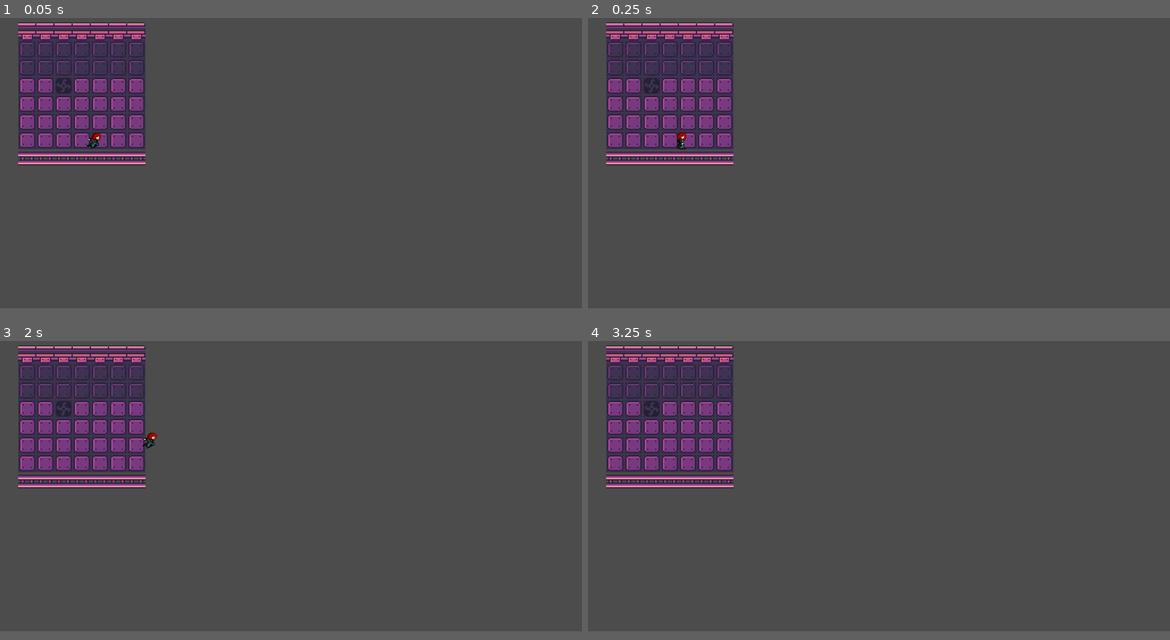
Above: before the commit, frames 1-4 (two rows, left to right).
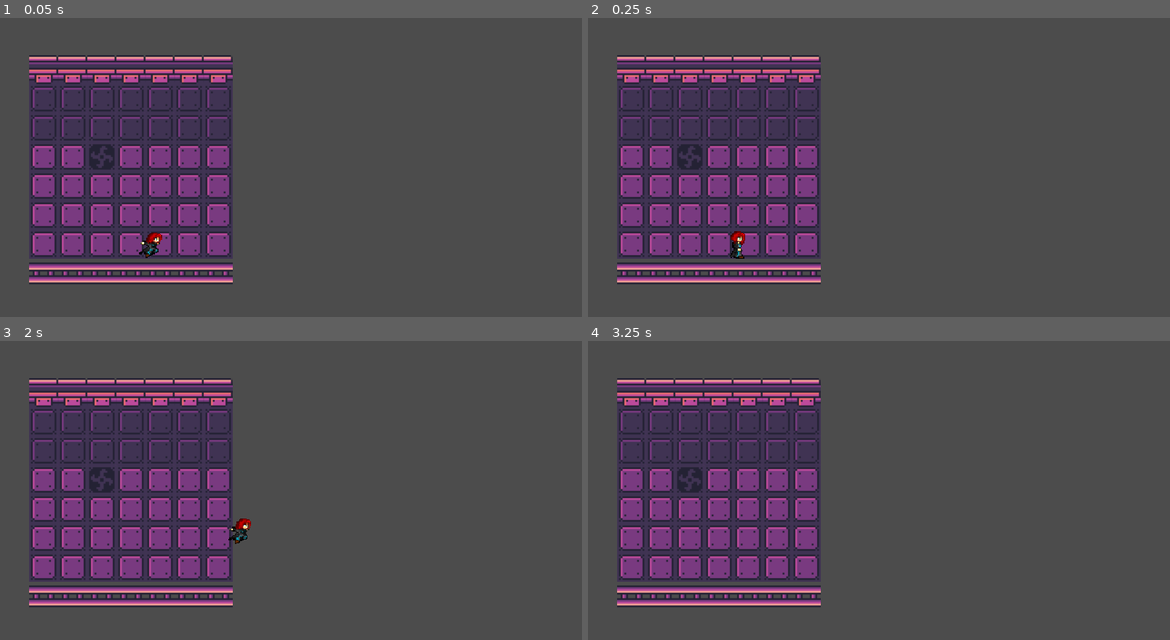
Above: after the commit, the same moments.

Repository: David-Ochoa/ProyectoBomba
Game: Godot game, scene res://escenas/test.tscn
Two runs of this game, one before a commit and one after it. Both use one fixed random seed, a clock stepped at 60 frames per second and the inputs below. The project has no main scene, so this scene is started directly.
Inputs:
- Up to frame 1 (0.05 s): no input
- Up to frame 2 (0.25 s): no input
- Up to frame 3 (2 s): tap Enter (ui_accept) at 0.5 s; hold Right (move_right) from 0.53 s (still down); tap S (attack) at 0.6, 1.35 s; tap W (jump) at 0.77, 1.52 s
- Up to frame 4 (3.25 s): release Right (move_right) at 2.03 s; hold Left (move_left) 2.03-2.78 s; tap S (attack) at 2.1, 2.85 s; tap Enter (ui_accept) at 2.75 s; hold Right (move_right) from 2.78 s (still down); tap W (jump) at 3.02 s
In our replay, the window is 800x468 before the commit and 800x480 after it. These sizes can differ from the game's own. Grey fills any space a smaller window leaves; there, only what the larger window draws over its background counts as a difference.

The runs differ from the first frame. In frame 1, 27% of the frame differs, in the area x 3-40%, y 1-90%; in frame 2, 27%; in frame 3, 27%, in the area x 3-44%, y 1-90%; in frame 4, 27%.

Commit message:
Agregados tilesets faltantes

Diff:
--- a/personajes/Jugador.tscn
+++ b/personajes/Jugador.tscn
@@ -181,7 +181,7 @@
 transitions = [ "parado", "avanzar", SubResource( 14 ), "avanzar", "parado", SubResource( 15 ), "parado", "morir", SubR …(418 unchanged characters)…
 start_node = "parado"
 end_node = "morir"
-graph_offset = Vector2( 0, -18.5015 )
+graph_offset = Vector2( 0, 110.402 )
 
 [sub_resource type="AnimationNodeStateMachinePlayback" id=28]
 
--- a/project.godot
+++ b/project.godot
@@ -22,6 +22,42 @@
 
 config/name="ProyectoBomba"
 config/icon="res://icon.png"
+
+[autoload]
+
+Main="*res://Autoloads/Main.gd"
+
+[display]
+
+window/size/width=640
+window/size/height=384
+window/size/test_width=1280
+window/size/test_height=768
+window/stretch/mode="2d"
+window/stretch/aspect="keep"
+
+[importer_defaults]
+
+texture={
+"compress/bptc_ldr": 0,
+"compress/hdr_mode": 0,
+"compress/lossy_quality": 0.7,
+"compress/mode": 0,
+"compress/normal_map": 0,
+"detect_3d": false,
+"flags/anisotropic": false,
+"flags/filter": false,
+"flags/mipmaps": false,
+"flags/repeat": 0,
+"flags/srgb": 2,
+"process/HDR_as_SRGB": false,
+"process/fix_alpha_border": true,
+"process/invert_color": false,
+"process/premult_alpha": false,
+"size_limit": 0,
+"stream": false,
+"svg/scale": 1.0
+}
 
 [input]
 
@@ -52,4 +88,5 @@
 
 [rendering]
 
+quality/driver/driver_name="GLES2"
 environment/default_environment="res://default_env.tres"
--- /dev/null
+++ b/tilesets/tileset2.tres
@@ -0,0 +1,360 @@
+[gd_resource type="TileSet" load_steps=39 format=2]
+
+[ext_resource path="res://tilesets/temple-tileset.png" type="Texture" id=1]
+
+[sub_resource type="ConvexPolygonShape2D" id=1]
+points = PoolVector2Array( 32, 32, 0, 32, 0, 0, 32, 0 )
+
+[sub_resource type="ConvexPolygonShape2D" id=2]
+points = PoolVector2Array( 32, 32, 0, 32, 0, 0, 32, 0 )
+
+[sub_resource type="ConvexPolygonShape2D" id=3]
+points = PoolVector2Array( 32, 32, 0, 32, 0, 0, 32, 0 )
+
+[sub_resource type="ConvexPolygonShape2D" id=4]
+points = PoolVector2Array( 32, 32, 0, 32, 0, 0, 32, 0 )
+
+[sub_resource type="ConvexPolygonShape2D" id=5]
+points = PoolVector2Array( 32, 32, 0, 32, 0, 0, 32, 0 )
+
+[sub_resource type="ConvexPolygonShape2D" id=6]
+points = PoolVector2Array( 32, 32, 0, 32, 0, 0, 32, 0 )
+
+[sub_resource type="ConvexPolygonShape2D" id=7]
+points = PoolVector2Array( 32, 32, 0, 32, 0, 0, 32, 0 )
+
+[sub_resource type="ConvexPolygonShape2D" id=8]
+points = PoolVector2Array( 32, 32, 0, 32, 0, 0, 32, 0 )
+
+[sub_resource type="ConvexPolygonShape2D" id=9]
+points = PoolVector2Array( 32, 32, 0, 32, 0, 0, 32, 0 )
+
+[sub_resource type="ConvexPolygonShape2D" id=10]
+points = PoolVector2Array( 32, 32, 0, 32, 0, 0, 32, 0 )
+
+[sub_resource type="ConvexPolygonShape2D" id=11]
+points = PoolVector2Array( 32, 32, 0, 32, 0, 0, 32, 0 )
+
+[sub_resource type="ConvexPolygonShape2D" id=12]
+points = PoolVector2Array( 32, 32, 0, 32, 0, 0, 32, 0 )
+
+[sub_resource type="ConvexPolygonShape2D" id=13]
+points = PoolVector2Array( 32, 32, 0, 32, 0, 0, 32, 0 )
+
+[sub_resource type="ConvexPolygonShape2D" id=14]
+points = PoolVector2Array( 32, 32, 0, 32, 0, 0, 32, 0 )
+
+[sub_resource type="ConvexPolygonShape2D" id=15]
+points = PoolVector2Array( 32, 32, 0, 32, 0, 0, 32, 0 )
+
+[sub_resource type="ConvexPolygonShape2D" id=16]
+points = PoolVector2Array( 32, 32, 0, 32, 0, 0, 32, 0 )
+
+[sub_resource type="ConvexPolygonShape2D" id=17]
+points = PoolVector2Array( 32, 32, 0, 32, 0, 0, 32, 0 )
+
+[sub_resource type="ConvexPolygonShape2D" id=18]
+points = PoolVector2Array( 32, 32, 0, 32, 0, 0, 32, 0 )
+
+[sub_resource type="ConvexPolygonShape2D" id=19]
+points = PoolVector2Array( 32, 32, 0, 32, 0, 0, 32, 0 )
+
+[sub_resource type="ConvexPolygonShape2D" id=20]
+points = PoolVector2Array( 32, 32, 0, 32, 0, 0, 32, 0 )
+
+[sub_resource type="ConvexPolygonShape2D" id=21]
+points = PoolVector2Array( 32, 32, 0, 32, 0, 0, 32, 0 )
+
+[sub_resource type="ConvexPolygonShape2D" id=22]
+points = PoolVector2Array( 32, 32, 0, 32, 0, 0, 32, 0 )
+
+[sub_resource type="ConvexPolygonShape2D" id=23]
+points = PoolVector2Array( 32, 32, 0, 32, 0, 0, 32, 0 )
+
+[sub_resource type="ConvexPolygonShape2D" id=24]
+points = PoolVector2Array( 32, 32, 0, 32, 0, 0, 32, 0 )
+
+[sub_resource type="ConvexPolygonShape2D" id=25]
+points = PoolVector2Array( 32, 32, 0, 32, 0, 0, 32, 0 )
+
+[sub_resource type="ConvexPolygonShape2D" id=26]
+points = PoolVector2Array( 32, 32, 0, 32, 0, 0, 32, 0 )
+
+[sub_resource type="ConvexPolygonShape2D" id=27]
+points = PoolVector2Array( 32, 32, 0, 32, 0, 0, 32, 0 )
+
+[sub_resource type="ConvexPolygonShape2D" id=28]
+points = PoolVector2Array( 32, 32, 0, 32, 0, 0, 32, 0 )
+
+[sub_resource type="ConvexPolygonShape2D" id=29]
+points = PoolVector2Array( 32, 32, 0, 32, 0, 0, 32, 0 )
+
+[sub_resource type="ConvexPolygonShape2D" id=30]
+points = PoolVector2Array( 32, 32, 0, 32, 0, 0, 32, 0 )
+
+[sub_resource type="ConvexPolygonShape2D" id=31]
+points = PoolVector2Array( 32, 32, 0, 32, 0, 0, 32, 0 )
+
+[sub_resource type="ConvexPolygonShape2D" id=32]
+points = PoolVector2Array( 32, 32, 0, 32, 0, 0, 32, 0 )
+
+[sub_resource type="ConvexPolygonShape2D" id=33]
+points = PoolVector2Array( 32, 32, 0, 32, 0, 0, 32, 0 )
+
+[sub_resource type="ConvexPolygonShape2D" id=34]
+points = PoolVector2Array( 32, 32, 0, 32, 0, 0, 32, 0 )
+
+[sub_resource type="ConvexPolygonShape2D" id=35]
+points = PoolVector2Array( 32, 32, 0, 32, 0, 0, 32, 0 )
+
+[sub_resource type="ConvexPolygonShape2D" id=36]
+points = PoolVector2Array( 32, 32, 0, 32, 0, 0, 32, 0 )
+
+[sub_resource type="ConvexPolygonShape2D" id=37]
+points = PoolVector2Array( 32, 32, 0, 32, 0, 0, 32, 0 )
+
+[resource]
+0/name = "temple-tileset.png 0"
+0/texture = ExtResource( 1 )
+0/tex_offset = Vector2( 0, 0 )
+0/modulate = Color( 1, 1, 1, 1 )
+0/region = Rect2( 0, 0, 320, 256 )
+0/tile_mode = 2
+0/autotile/icon_coordinate = Vector2( 0, 0 )
+0/autotile/tile_size = Vector2( 32, 32 )
+0/autotile/spacing = 0
+0/autotile/occluder_map = [  ]
+0/autotile/navpoly_map = [  ]
+0/autotile/priority_map = [  ]
+0/autotile/z_index_map = [  ]
+0/occluder_offset = Vector2( 0, 0 )
+0/navigation_offset = Vector2( 0, 0 )
+0/shape_offset = Vector2( 0, 0 )
+0/shape_transform = Transform2D( 1, 0, 0, 1, 0, 0 )
+0/shape = SubResource( 1 )
+0/shape_one_way = false
+0/shape_one_way_margin = 1.0
+0/shapes = [ {
+"autotile_coord": Vector2( 0, 0 ),
+"one_way": false,
+"one_way_margin": 1.0,
+"shape": SubResource( 1 ),
+"shape_transform": Transform2D( 1, 0, 0, 1, 0, 0 )
+}, {
+"autotile_coord": Vector2( 1, 0 ),
+"one_way": false,
+"one_way_margin": 1.0,
+"shape": SubResource( 2 ),
+"shape_transform": Transform2D( 1, 0, 0, 1, 0, 0 )
+}, {
+"autotile_coord": Vector2( 2, 0 ),
+"one_way": false,
+"one_way_margin": 1.0,
+"shape": SubResource( 3 ),
+"shape_transform": Transform2D( 1, 0, 0, 1, 0, 0 )
+}, {
+"autotile_coord": Vector2( 3, 0 ),
+"one_way": false,
+"one_way_margin": 1.0,
+"shape": SubResource( 4 ),
+"shape_transform": Transform2D( 1, 0, 0, 1, 0, 0 )
+}, {
+"autotile_coord": Vector2( 4, 0 ),
+"one_way": false,
+"one_way_margin": 1.0,
+"shape": SubResource( 5 ),
+"shape_transform": Transform2D( 1, 0, 0, 1, 0, 0 )
+}, {
+"autotile_coord": Vector2( 5, 0 ),
+"one_way": false,
+"one_way_margin": 1.0,
+"shape": SubResource( 6 ),
+"shape_transform": Transform2D( 1, 0, 0, 1, 0, 0 )
+}, {
+"autotile_coord": Vector2( 6, 0 ),
+"one_way": false,
+"one_way_margin": 1.0,
+"shape": SubResource( 7 ),
+"shape_transform": Transform2D( 1, 0, 0, 1, 0, 0 )
+}, {
+"autotile_coord": Vector2( 7, 0 ),
+"one_way": false,
+"one_way_margin": 1.0,
+"shape": SubResource( 8 ),
+"shape_transform": Transform2D( 1, 0, 0, 1, 0, 0 )
+}, {
+"autotile_coord": Vector2( 8, 0 ),
+"one_way": false,
+"one_way_margin": 1.0,
+"shape": SubResource( 9 ),
+"shape_transform": Transform2D( 1, 0, 0, 1, 0, 0 )
+}, {
+"autotile_coord": Vector2( 9, 0 ),
+"one_way": false,
+"one_way_margin": 1.0,
+"shape": SubResource( 10 ),
+"shape_transform": Transform2D( 1, 0, 0, 1, 0, 0 )
+}, {
+"autotile_coord": Vector2( 0, 1 ),
+"one_way": false,
+"one_way_margin": 1.0,
+"shape": SubResource( 11 ),
+"shape_transform": Transform2D( 1, 0, 0, 1, 0, 0 )
+}, {
+"autotile_coord": Vector2( 1, 1 ),
+"one_way": false,
+"one_way_margin": 1.0,
+"shape": SubResource( 12 ),
+"shape_transform": Transform2D( 1, 0, 0, 1, 0, 0 )
+}, {
+"autotile_coord": Vector2( 2, 1 ),
+"one_way": false,
+"one_way_margin": 1.0,
+"shape": SubResource( 13 ),
+"shape_transform": Transform2D( 1, 0, 0, 1, 0, 0 )
+}, {
+"autotile_coord": Vector2( 3, 1 ),
+"one_way": false,
+"one_way_margin": 1.0,
+"shape": SubResource( 14 ),
+"shape_transform": Transform2D( 1, 0, 0, 1, 0, 0 )
+}, {
+"autotile_coord": Vector2( 4, 1 ),
+"one_way": false,
+"one_way_margin": 1.0,
+"shape": SubResource( 15 ),
+"shape_transform": Transform2D( 1, 0, 0, 1, 0, 0 )
+}, {
+"autotile_coord": Vector2( 5, 1 ),
+"one_way": false,
+"one_way_margin": 1.0,
+"shape": SubResource( 16 ),
+"shape_transform": Transform2D( 1, 0, 0, 1, 0, 0 )
+}, {
+"autotile_coord": Vector2( 6, 1 ),
+"one_way": false,
+"one_way_margin": 1.0,
+"shape": SubResource( 17 ),
+"shape_transform": Transform2D( 1, 0, 0, 1, 0, 0 )
+}, {
+"autotile_coord": Vector2( 7, 1 ),
+"one_way": false,
+"one_way_margin": 1.0,
+"shape": SubResource( 18 ),
+"shape_transform": Transform2D( 1, 0, 0, 1, 0, 0 )
+}, {
+"autotile_coord": Vector2( 8, 1 ),
+"one_way": false,
+"one_way_margin": 1.0,
+"shape": SubResource( 19 ),
+"shape_transform": Transform2D( 1, 0, 0, 1, 0, 0 )
+}, {
+"autotile_coord": Vector2( 0, 2 ),
+"one_way": false,
+"one_way_margin": 1.0,
+"shape": SubResource( 20 ),
+"shape_transform": Transform2D( 1, 0, 0, 1, 0, 0 )
+}, {
+"autotile_coord": Vector2( 1, 2 ),
+"one_way": false,
+"one_way_margin": 1.0,
+"shape": SubResource( 21 ),
+"shape_transform": Transform2D( 1, 0, 0, 1, 0, 0 )
+}, {
+"autotile_coord": Vector2( 2, 2 ),
+"one_way": false,
+"one_way_margin": 1.0,
+"shape": SubResource( 22 ),
+"shape_transform": Transform2D( 1, 0, 0, 1, 0, 0 )
+}, {
+"autotile_coord": Vector2( 3, 2 ),
+"one_way": false,
+"one_way_margin": 1.0,
+"shape": SubResource( 23 ),
+"shape_transform": Transform2D( 1, 0, 0, 1, 0, 0 )
+}, {
+"autotile_coord": Vector2( 4, 2 ),
+"one_way": false,
+"one_way_margin": 1.0,
+"shape": SubResource( 24 ),
+"shape_transform": Transform2D( 1, 0, 0, 1, 0, 0 )
+}, {
+"autotile_coord": Vector2( 5, 2 ),
+"one_way": false,
+"one_way_margin": 1.0,
+"shape": SubResource( 25 ),
+"shape_transform": Transform2D( 1, 0, 0, 1, 0, 0 )
+}, {
+"autotile_coord": Vector2( 0, 3 ),
+"one_way": false,
+"one_way_margin": 1.0,
+"shape": SubResource( 26 ),
+"shape_transform": Transform2D( 1, 0, 0, 1, 0, 0 )
+}, {
+"autotile_coord": Vector2( 1, 3 ),
+"one_way": false,
+"one_way_margin": 1.0,
+"shape": SubResource( 27 ),
+"shape_transform": Transform2D( 1, 0, 0, 1, 0, 0 )
+}, {
+"autotile_coord": Vector2( 2, 3 ),
+"one_way": false,
+"one_way_margin": 1.0,
+"shape": SubResource( 28 ),
+"shape_transform": Transform2D( 1, 0, 0, 1, 0, 0 )
+}, {
+"autotile_coord": Vector2( 3, 3 ),
+"one_way": false,
+"one_way_margin": 1.0,
+"shape": SubResource( 29 ),
+"shape_transform": Transform2D( 1, 0, 0, 1, 0, 0 )
+}, {
+"autotile_coord": Vector2( 4, 3 ),
+"one_way": false,
+"one_way_margin": 1.0,
+"shape": SubResource( 30 ),
+"shape_transform": Transform2D( 1, 0, 0, 1, 0, 0 )
+}, {
+"autotile_coord": Vector2( 5, 3 ),
+"one_way": false,
+"one_way_margin": 1.0,
+"shape": SubResource( 31 ),
+"shape_transform": Transform2D( 1, 0, 0, 1, 0, 0 )
+}, {
+"autotile_coord": Vector2( 0, 4 ),
+"one_way": false,
+"one_way_margin": 1.0,
+"shape": SubResource( 32 ),
+"shape_transform": Transform2D( 1, 0, 0, 1, 0, 0 )
+}, {
+"autotile_coord": Vector2( 1, 4 ),
+"one_way": false,
+"one_way_margin": 1.0,
+"shape": SubResource( 33 ),
+"shape_transform": Transform2D( 1, 0, 0, 1, 0, 0 )
+}, {
+"autotile_coord": Vector2( 2, 4 ),
+"one_way": false,
+"one_way_margin": 1.0,
+"shape": SubResource( 34 ),
+"shape_transform": Transform2D( 1, 0, 0, 1, 0, 0 )
+}, {
+"autotile_coord": Vector2( 3, 4 ),
+"one_way": false,
+"one_way_margin": 1.0,
+"shape": SubResource( 35 ),
+"shape_transform": Transform2D( 1, 0, 0, 1, 0, 0 )
+}, {
+"autotile_coord": Vector2( 4, 4 ),
+"one_way": false,
+"one_way_margin": 1.0,
+"shape": SubResource( 36 ),
+"shape_transform": Transform2D( 1, 0, 0, 1, 0, 0 )
+}, {
+"autotile_coord": Vector2( 5, 4 ),
+"one_way": false,
+"one_way_margin": 1.0,
+"shape": SubResource( 37 ),
+"shape_transform": Transform2D( 1, 0, 0, 1, 0, 0 )
+} ]
+0/z_index = 0
--- /dev/null
+++ b/tilesets/tileset3.tres
@@ -0,0 +1,414 @@
+[gd_resource type="TileSet" load_steps=45 format=2]
+
+[ext_resource path="res://tilesets/tileset.png" type="Texture" id=1]
+
+[sub_resource type="ConvexPolygonShape2D" id=1]
+points = PoolVector2Array( 32, 32, 0, 32, 0, 0, 32, 0 )
+
+[sub_resource type="ConvexPolygonShape2D" id=2]
+points = PoolVector2Array( 32, 32, 0, 32, 0, 0, 32, 0 )
+
+[sub_resource type="ConvexPolygonShape2D" id=3]
+points = PoolVector2Array( 32, 32, 0, 32, 0, 0, 32, 0 )
+
+[sub_resource type="ConvexPolygonShape2D" id=4]
+points = PoolVector2Array( 32, 32, 0, 32, 0, 0, 32, 0 )
+
+[sub_resource type="ConvexPolygonShape2D" id=5]
+points = PoolVector2Array( 32, 32, 0, 32, 0, 0, 32, 0 )
+
+[sub_resource type="ConvexPolygonShape2D" id=6]
+points = PoolVector2Array( 32, 32, 0, 32, 0, 0, 32, 0 )
+
+[sub_resource type="ConvexPolygonShape2D" id=7]
+points = PoolVector2Array( 32, 32, 0, 32, 0, 0, 32, 0 )
+
+[sub_resource type="ConvexPolygonShape2D" id=8]
+points = PoolVector2Array( 32, 32, 0, 32, 0, 0, 32, 0 )
+
+[sub_resource type="ConvexPolygonShape2D" id=9]
+points = PoolVector2Array( 32, 32, 0, 32, 0, 0, 32, 0 )
+
+[sub_resource type="ConvexPolygonShape2D" id=10]
+points = PoolVector2Array( 32, 32, 0, 32, 0, 0, 32, 0 )
+
+[sub_resource type="ConvexPolygonShape2D" id=11]
+points = PoolVector2Array( 32, 32, 0, 32, 0, 0, 32, 0 )
+
+[sub_resource type="ConvexPolygonShape2D" id=12]
+points = PoolVector2Array( 32, 32, 0, 32, 0, 0, 32, 0 )
+
+[sub_resource type="ConvexPolygonShape2D" id=13]
+points = PoolVector2Array( 32, 32, 0, 32, 0, 0, 32, 0 )
+
+[sub_resource type="ConvexPolygonShape2D" id=14]
+points = PoolVector2Array( 32, 32, 0, 32, 0, 0, 32, 0 )
+
+[sub_resource type="ConvexPolygonShape2D" id=15]
+points = PoolVector2Array( 32, 32, 0, 32, 0, 0, 32, 0 )
+
+[sub_resource type="ConvexPolygonShape2D" id=16]
+points = PoolVector2Array( 32, 32, 0, 32, 0, 0, 32, 0 )
+
+[sub_resource type="ConvexPolygonShape2D" id=17]
+points = PoolVector2Array( 32, 32, 0, 32, 0, 0, 32, 0 )
+
+[sub_resource type="ConvexPolygonShape2D" id=18]
+points = PoolVector2Array( 32, 32, 0, 32, 0, 0, 32, 0 )
+
+[sub_resource type="ConvexPolygonShape2D" id=19]
+points = PoolVector2Array( 32, 32, 0, 32, 0, 0, 32, 0 )
+
+[sub_resource type="ConvexPolygonShape2D" id=20]
+points = PoolVector2Array( 32, 32, 0, 32, 0, 0, 32, 0 )
+
+[sub_resource type="ConvexPolygonShape2D" id=21]
+points = PoolVector2Array( 32, 32, 0, 32, 0, 0, 32, 0 )
+
+[sub_resource type="ConvexPolygonShape2D" id=22]
+points = PoolVector2Array( 32, 32, 0, 32, 0, 0, 32, 0 )
+
+[sub_resource type="ConvexPolygonShape2D" id=23]
+points = PoolVector2Array( 32, 32, 0, 32, 0, 0, 32, 0 )
+
+[sub_resource type="ConvexPolygonShape2D" id=24]
+points = PoolVector2Array( 32, 32, 0, 32, 0, 0, 32, 0 )
+
+[sub_resource type="ConvexPolygonShape2D" id=25]
+points = PoolVector2Array( 32, 32, 0, 32, 0, 0, 32, 0 )
+
+[sub_resource type="ConvexPolygonShape2D" id=26]
+points = PoolVector2Array( 32, 32, 0, 32, 0, 0, 32, 0 )
+
+[sub_resource type="ConvexPolygonShape2D" id=27]
+points = PoolVector2Array( 32, 32, 0, 32, 0, 0, 32, 0 )
+
+[sub_resource type="ConvexPolygonShape2D" id=28]
+points = PoolVector2Array( 32, 32, 0, 32, 0, 0, 32, 0 )
+
+[sub_resource type="ConvexPolygonShape2D" id=29]
+points = PoolVector2Array( 32, 32, 0, 32, 0, 0, 32, 0 )
+
+[sub_resource type="ConvexPolygonShape2D" id=30]
+points = PoolVector2Array( 32, 32, 0, 32, 0, 0, 32, 0 )
+
+[sub_resource type="ConvexPolygonShape2D" id=31]
+points = PoolVector2Array( 32, 32, 0, 32, 0, 0, 32, 0 )
+
+[sub_resource type="ConvexPolygonShape2D" id=32]
+points = PoolVector2Array( 32, 32, 0, 32, 0, 0, 32, 0 )
+
+[sub_resource type="ConvexPolygonShape2D" id=33]
+points = PoolVector2Array( 32, 32, 0, 32, 0, 0, 32, 0 )
+
+[sub_resource type="ConvexPolygonShape2D" id=34]
+points = PoolVector2Array( 32, 32, 0, 32, 0, 0, 32, 0 )
+
+[sub_resource type="ConvexPolygonShape2D" id=35]
+points = PoolVector2Array( 32, 32, 0, 32, 0, 0, 32, 0 )
+
+[sub_resource type="ConvexPolygonShape2D" id=36]
+points = PoolVector2Array( 32, 32, 0, 32, 0, 0, 32, 0 )
+
+[sub_resource type="ConvexPolygonShape2D" id=37]
+points = PoolVector2Array( 32, 32, 0, 32, 0, 0, 32, 0 )
+
+[sub_resource type="ConvexPolygonShape2D" id=38]
+points = PoolVector2Array( 32, 32, 0, 32, 0, 0, 32, 0 )
+
+[sub_resource type="ConvexPolygonShape2D" id=39]
+points = PoolVector2Array( 32, 32, 0, 32, 0, 0, 32, 0 )
+
+[sub_resource type="ConvexPolygonShape2D" id=40]
+points = PoolVector2Array( 32, 32, 0, 32, 0, 0, 32, 0 )
+
+[sub_resource type="ConvexPolygonShape2D" id=41]
+points = PoolVector2Array( 32, 32, 0, 32, 0, 0, 32, 0 )
+
+[sub_resource type="ConvexPolygonShape2D" id=42]
+points = PoolVector2Array( 32, 32, 0, 32, 0, 0, 32, 0 )
+
+[sub_resource type="ConvexPolygonShape2D" id=43]
+points = PoolVector2Array( 32, 32, 0, 32, 0, 0, 32, 0 )
+
+[resource]
+0/name = "tileset.png 0"
+0/texture = ExtResource( 1 )
+0/tex_offset = Vector2( 0, 0 )
+0/modulate = Color( 1, 1, 1, 1 )
+0/region = Rect2( 0, 0, 192, 320 )
+0/tile_mode = 2
+0/autotile/icon_coordinate = Vector2( 0, 0 )
+0/autotile/tile_size = Vector2( 32, 32 )
+0/autotile/spacing = 0
+0/autotile/occluder_map = [  ]
+0/autotile/navpoly_map = [  ]
+0/autotile/priority_map = [  ]
+0/autotile/z_index_map = [  ]
+0/occluder_offset = Vector2( 0, 0 )
+0/navigation_offset = Vector2( 0, 0 )
+0/shape_offset = Vector2( 0, 0 )
+0/shape_transform = Transform2D( 1, 0, 0, 1, 0, 0 )
+0/shape = SubResource( 1 )
+0/shape_one_way = false
+0/shape_one_way_margin = 1.0
+0/shapes = [ {
+"autotile_coord": Vector2( 0, 0 ),
+"one_way": false,
+"one_way_margin": 1.0,
+"shape": SubResource( 1 ),
+"shape_transform": Transform2D( 1, 0, 0, 1, 0, 0 )
+}, {
+"autotile_coord": Vector2( 1, 0 ),
+"one_way": false,
+"one_way_margin": 1.0,
+"shape": SubResource( 2 ),
+"shape_transform": Transform2D( 1, 0, 0, 1, 0, 0 )
+}, {
+"autotile_coord": Vector2( 2, 0 ),
+"one_way": false,
+"one_way_margin": 1.0,
+"shape": SubResource( 3 ),
+"shape_transform": Transform2D( 1, 0, 0, 1, 0, 0 )
+}, {
+"autotile_coord": Vector2( 3, 0 ),
+"one_way": false,
+"one_way_margin": 1.0,
+"shape": SubResource( 4 ),
+"shape_transform": Transform2D( 1, 0, 0, 1, 0, 0 )
+}, {
+"autotile_coord": Vector2( 4, 0 ),
+"one_way": false,
+"one_way_margin": 1.0,
+"shape": SubResource( 5 ),
+"shape_transform": Transform2D( 1, 0, 0, 1, 0, 0 )
+}, {
+"autotile_coord": Vector2( 5, 0 ),
+"one_way": false,
+"one_way_margin": 1.0,
+"shape": SubResource( 6 ),
+"shape_transform": Transform2D( 1, 0, 0, 1, 0, 0 )
+}, {
+"autotile_coord": Vector2( 0, 1 ),
+"one_way": false,
+"one_way_margin": 1.0,
+"shape": SubResource( 7 ),
+"shape_transform": Transform2D( 1, 0, 0, 1, 0, 0 )
+}, {
+"autotile_coord": Vector2( 1, 1 ),
+"one_way": false,
+"one_way_margin": 1.0,
+"shape": SubResource( 8 ),
+"shape_transform": Transform2D( 1, 0, 0, 1, 0, 0 )
+}, {
+"autotile_coord": Vector2( 2, 1 ),
+"one_way": false,
+"one_way_margin": 1.0,
+"shape": SubResource( 9 ),
+"shape_transform": Transform2D( 1, 0, 0, 1, 0, 0 )
+}, {
+"autotile_coord": Vector2( 3, 1 ),
+"one_way": false,
+"one_way_margin": 1.0,
+"shape": SubResource( 10 ),
+"shape_transform": Transform2D( 1, 0, 0, 1, 0, 0 )
+}, {
+"autotile_coord": Vector2( 4, 1 ),
+"one_way": false,
+"one_way_margin": 1.0,
+"shape": SubResource( 11 ),
+"shape_transform": Transform2D( 1, 0, 0, 1, 0, 0 )
+}, {
+"autotile_coord": Vector2( 5, 1 ),
+"one_way": false,
+"one_way_margin": 1.0,
+"shape": SubResource( 12 ),
+"shape_transform": Transform2D( 1, 0, 0, 1, 0, 0 )
+}, {
+"autotile_coord": Vector2( 0, 2 ),
+"one_way": false,
+"one_way_margin": 1.0,
+"shape": SubResource( 13 ),
+"shape_transform": Transform2D( 1, 0, 0, 1, 0, 0 )
+}, {
+"autotile_coord": Vector2( 1, 2 ),
+"one_way": false,
+"one_way_margin": 1.0,
+"shape": SubResource( 14 ),
+"shape_transform": Transform2D( 1, 0, 0, 1, 0, 0 )
+}, {
+"autotile_coord": Vector2( 2, 2 ),
+"one_way": false,
+"one_way_margin": 1.0,
+"shape": SubResource( 15 ),
+"shape_transform": Transform2D( 1, 0, 0, 1, 0, 0 )
+}, {
+"autotile_coord": Vector2( 4, 2 ),
+"one_way": false,
+"one_way_margin": 1.0,
+"shape": SubResource( 16 ),
+"shape_transform": Transform2D( 1, 0, 0, 1, 0, 0 )
+}, {
+"autotile_coord": Vector2( 5, 2 ),
+"one_way": false,
+"one_way_margin": 1.0,
+"shape": SubResource( 17 ),
+"shape_transform": Transform2D( 1, 0, 0, 1, 0, 0 )
+}, {
+"autotile_coord": Vector2( 0, 3 ),
+"one_way": false,
+"one_way_margin": 1.0,
+"shape": SubResource( 18 ),
+"shape_transform": Transform2D( 1, 0, 0, 1, 0, 0 )
+}, {
+"autotile_coord": Vector2( 1, 3 ),
+"one_way": false,
+"one_way_margin": 1.0,
+"shape": SubResource( 19 ),
+"shape_transform": Transform2D( 1, 0, 0, 1, 0, 0 )
+}, {
+"autotile_coord": Vector2( 2, 3 ),
+"one_way": false,
+"one_way_margin": 1.0,
+"shape": SubResource( 20 ),
+"shape_transform": Transform2D( 1, 0, 0, 1, 0, 0 )
+}, {
+"autotile_coord": Vector2( 3, 3 ),
+"one_way": false,
+"one_way_margin": 1.0,
+"shape": SubResource( 21 ),
+"shape_transform": Transform2D( 1, 0, 0, 1, 0, 0 )
+}, {
+"autotile_coord": Vector2( 4, 3 ),
+"one_way": false,
+"one_way_margin": 1.0,
+"shape": SubResource( 22 ),
+"shape_transform": Transform2D( 1, 0, 0, 1, 0, 0 )
+}, {
+"autotile_coord": Vector2( 5, 3 ),
+"one_way": false,
+"one_way_margin": 1.0,
+"shape": SubResource( 23 ),
+"shape_transform": Transform2D( 1, 0, 0, 1, 0, 0 )
+}, {
+"autotile_coord": Vector2( 0, 4 ),
+"one_way": false,
+"one_way_margin": 1.0,
+"shape": SubResource( 24 ),
+"shape_transform": Transform2D( 1, 0, 0, 1, 0, 0 )
+}, {
+"autotile_coord": Vector2( 3, 4 ),
+"one_way": false,
+"one_way_margin": 1.0,
+"shape": SubResource( 25 ),
+"shape_transform": Transform2D( 1, 0, 0, 1, 0, 0 )
+}, {
+"autotile_coord": Vector2( 4, 4 ),
+"one_way": false,
+"one_way_margin": 1.0,
+"shape": SubResource( 26 ),
+"shape_transform": Transform2D( 1, 0, 0, 1, 0, 0 )
+}, {
+"autotile_coord": Vector2( 5, 4 ),
+"one_way": false,
+"one_way_margin": 1.0,
+"shape": SubResource( 27 ),
+"shape_transform": Transform2D( 1, 0, 0, 1, 0, 0 )
+}, {
+"autotile_coord": Vector2( 0, 5 ),
+"one_way": false,
+"one_way_margin": 1.0,
+"shape": SubResource( 28 ),
+"shape_transform": Transform2D( 1, 0, 0, 1, 0, 0 )
+}, {
+"autotile_coord": Vector2( 3, 5 ),
+"one_way": false,
+"one_way_margin": 1.0,
+"shape": SubResource( 29 ),
+"shape_transform": Transform2D( 1, 0, 0, 1, 0, 0 )
+}, {
+"autotile_coord": Vector2( 4, 5 ),
+"one_way": false,
+"one_way_margin": 1.0,
+"shape": SubResource( 30 ),
+"shape_transform": Transform2D( 1, 0, 0, 1, 0, 0 )
+}, {
+"autotile_coord": Vector2( 5, 5 ),
+"one_way": false,
+"one_way_margin": 1.0,
+"shape": SubResource( 31 ),
+"shape_transform": Transform2D( 1, 0, 0, 1, 0, 0 )
+}, {
+"autotile_coord": Vector2( 0, 6 ),
+"one_way": false,
+"one_way_margin": 1.0,
+"shape": SubResource( 32 ),
+"shape_transform": Transform2D( 1, 0, 0, 1, 0, 0 )
+}, {
+"autotile_coord": Vector2( 3, 6 ),
+"one_way": false,
+"one_way_margin": 1.0,
+"shape": SubResource( 33 ),
+"shape_transform": Transform2D( 1, 0, 0, 1, 0, 0 )
+}, {
+"autotile_coord": Vector2( 4, 6 ),
+"one_way": false,
+"one_way_margin": 1.0,
+"shape": SubResource( 34 ),
+"shape_transform": Transform2D( 1, 0, 0, 1, 0, 0 )
+}, {
+"autotile_coord": Vector2( 5, 6 ),
+"one_way": false,
+"one_way_margin": 1.0,
+"shape": SubResource( 35 ),
+"shape_transform": Transform2D( 1, 0, 0, 1, 0, 0 )
+}, {
+"autotile_coord": Vector2( 4, 7 ),
+"one_way": false,
+"one_way_margin": 1.0,
+"shape": SubResource( 36 ),
+"shape_transform": Transform2D( 1, 0, 0, 1, 0, 0 )
+}, {
+"autotile_coord": Vector2( 5, 7 ),
+"one_way": false,
+"one_way_margin": 1.0,
+"shape": SubResource( 37 ),
+"shape_transform": Transform2D( 1, 0, 0, 1, 0, 0 )
+}, {
+"autotile_coord": Vector2( 0, 8 ),
+"one_way": false,
+"one_way_margin": 1.0,
+"shape": SubResource( 38 ),
+"shape_transform": Transform2D( 1, 0, 0, 1, 0, 0 )
+}, {
+"autotile_coord": Vector2( 4, 8 ),
+"one_way": false,
+"one_way_margin": 1.0,
+"shape": SubResource( 39 ),
+"shape_transform": Transform2D( 1, 0, 0, 1, 0, 0 )
+}, {
+"autotile_coord": Vector2( 5, 8 ),
+"one_way": false,
+"one_way_margin": 1.0,
+"shape": SubResource( 40 ),
+"shape_transform": Transform2D( 1, 0, 0, 1, 0, 0 )
+}, {
+"autotile_coord": Vector2( 0, 9 ),
+"one_way": false,
+"one_way_margin": 1.0,
+"shape": SubResource( 41 ),
+"shape_transform": Transform2D( 1, 0, 0, 1, 0, 0 )
+}, {
+"autotile_coord": Vector2( 1, 9 ),
+"one_way": false,
+"one_way_margin": 1.0,
+"shape": SubResource( 42 ),
+"shape_transform": Transform2D( 1, 0, 0, 1, 0, 0 )
+}, {
+"autotile_coord": Vector2( 5, 9 ),
+"one_way": false,
+"one_way_margin": 1.0,
+"shape": SubResource( 43 ),
+"shape_transform": Transform2D( 1, 0, 0, 1, 0, 0 )
+} ]
+0/z_index = 0
